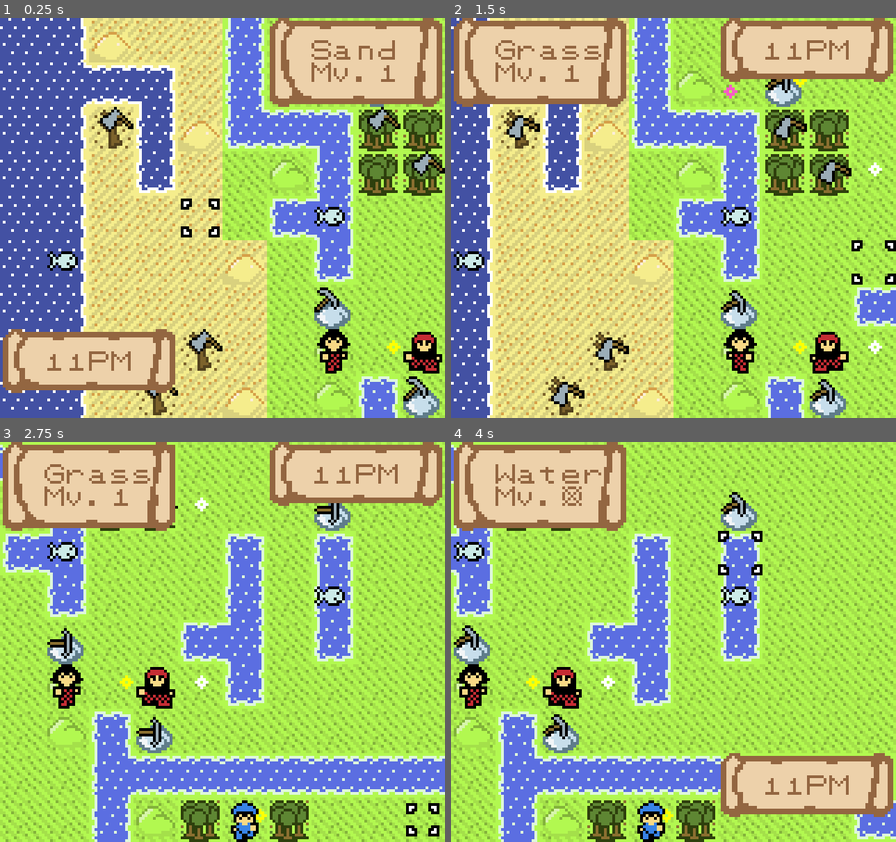
Above: before the commit, frames 1-4 (two rows, left to right).
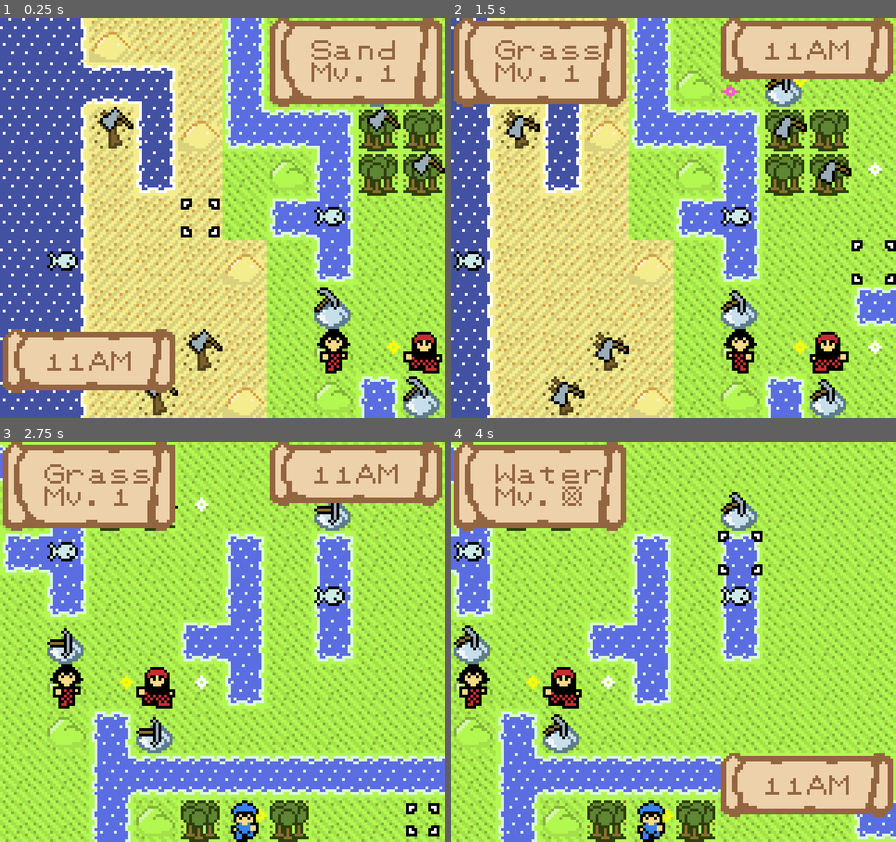
Above: after the commit, the same moments.

Repository: SummonerL/GuildBuilders
Game: Godot game, scene res://Scenes/Overworld/Overworld_Scene.tscn
Two runs of this game, one before a commit and one after it. Both use one fixed random seed, a clock stepped at 60 frames per second and the inputs below. Sound files missing from this copy of the repository are replaced by a short silence.
Inputs:
- Up to frame 1 (0.25 s): no input
- Up to frame 2 (1.5 s): tap Enter (ui_accept) at 0.5, 0.77 s; hold Right (ui_right) 0.53-1.28 s; hold Down (ui_down) from 1.28 s (still down)
- Up to frame 3 (2.75 s): tap Enter (ui_accept) at 1.52 s; release Down (ui_down) at 2.03 s; hold Right (ui_right) from 2.03 s (still down)
- Up to frame 4 (4 s): release Right (ui_right) at 2.78 s; hold Up (ui_up) 2.78-3.53 s; tap Enter (ui_accept) at 3.02, 3.77 s; hold Left (ui_left) from 3.53 s (still down)

The runs differ from the first frame. In frame 1, 0.1% of the frame differs, in the area x 20-25%, y 83-89%; in frame 2, 0.1%; in frame 3, 0.1%; in frame 4, 0.1%.

Commit message:
fade in / out music at different times of day

Diff:
--- a/Autoload/Abilities.gd
+++ b/Autoload/Abilities.gd
@@ -5,6 +5,7 @@
 
 const ABILITY_EARLY_RISER_NAME = 'Early Riser'
 const ABILITY_ROUGHING_IT = 'Roughing It'
+const ABILITY_GROWING_BOY = 'Growing Boy'
 
 const ability_early_riser = {
 	"name": ABILITY_EARLY_RISER_NAME,
@@ -14,6 +15,11 @@
 const ability_roughing_it = {
 	"name": ABILITY_ROUGHING_IT,
 	"description": "This unit does not have to return home at night."
+}
+
+const ability_growing_boy = {
+	"name": ABILITY_GROWING_BOY,
+	"description": "This unit can benefit from an additional meal every day."
 }
 
 # a helper function for adding abilities to a unit
@@ -35,5 +41,5 @@
 			unit.wake_up_time -= 3
 
 # when a specific ability is removed from a unit
-func on_remove_from_unit(unit, ability):
+func on_remove_from_unit(_unit, _ability):
 	pass
--- a/Autoload/Game_Config.gd
+++ b/Autoload/Game_Config.gd
@@ -2,3 +2,5 @@
 
 # speed of dialogue messages (seconds between)
 var messageSpeed = .06
+
+var background_music_vol = -8
--- a/Autoload/Items.gd
+++ b/Autoload/Items.gd
@@ -18,5 +18,5 @@
 	unit.current_items.append(item)
 
 # a helper function for removing items from a unit
-func remove_item_from_ubnit(unit, item, index):
+func remove_item_from_unit(unit, _item, index):
 	unit.current_items.remove(index)
--- a/Autoload/Player_Globals.gd
+++ b/Autoload/Player_Globals.gd
@@ -33,7 +33,7 @@
 var time_of_day_info_node
 
 # keep track of the current time of day
-var current_time_of_day = 23
+var current_time_of_day = 11
 
 # function for moving the game clock forward (one turn)
 func move_to_next_hour():
@@ -43,6 +43,9 @@
 
 	# show the clock sprite
 	get_tree().get_current_scene().show_clock_anim()
+
+	# make necessary changes to the background music
+	get_tree().get_current_scene().determine_music_state()
 
 # function used to determine the next player state, based on several conditions
 func determine_next_state():
--- a/Entities/Player/Units/Angler_Male.gd
+++ b/Entities/Player/Units/Angler_Male.gd
@@ -26,6 +26,9 @@
 	# give the male angler some starting items
 	global_items_list.add_item_to_unit(self, global_items_list.item_softwood_rod)
 
+	# add the unit's starting ability
+	global_ability_list.add_ability_to_unit(self, global_ability_list.ability_growing_boy)
+
 	self.global_position = Vector2(unit_pos_x*constants.TILE_WIDTH,
 									unit_pos_y*constants.TILE_HEIGHT)
 
--- a/Scenes/Overworld/Overworld_Scene.gd
+++ b/Scenes/Overworld/Overworld_Scene.gd
@@ -2,6 +2,9 @@
 
 # bring in our global constants
 onready var constants = get_node("/root/Game_Constants")
+
+# bring in our game config vars
+onready var game_cfg_vars = get_node("/root/Game_Config")
 
 # bring in our global player variables
 onready var player = get_node("/root/Player_Globals")
@@ -21,8 +24,20 @@
 onready var clock_scn = preload("res://Entities/HUD/Clock/Clock.tscn")
 
 # game music
+const MIN_VOL = -80 # used for fading in / out
+const MED_VOL = -25
+var active_bg_music
+
 onready var twelve_pm_loop = get_node("12PM_Loop")
+
 onready var five_pm_loop = get_node("5PM_Loop")
+
+# tween for fading in / out audio
+onready var tween_out = get_node("Fade_Out_Tween")
+onready var tween_in = get_node("Fade_In_Tween")
+export var transition_duration_out = 3.0
+export var transition_duration_in = 1.5
+export var transition_type = 1 # TRANS_SINE
 
 # game instances
 var cursor
@@ -55,9 +70,9 @@
 	# lights, camera, action!
 	camera.turnOn()
 
-	# start looping our '12PM' track
-	#twelve_pm_loop.play()
+	# start looping our background music
 	five_pm_loop.play()
+	active_bg_music = five_pm_loop
 
 	# initialize some player variables (that haven't already been initialized')
 	# get the time of day info node ()
@@ -66,6 +81,58 @@
 # called to show the clock animation when the time moves forward
 func show_clock_anim():
 	add_child(clock_scn.instance())
+
+# determine the current background music state. Whether or not it needs to be changed, based on the current time
+func determine_music_state():
+	match(player.current_time_of_day):
+		12:
+			# time to change songs
+			fade_out_background_music()
+		17:
+			fade_out_background_music()
+		_:
+			# bau - keep playing music :)
+			pass
+
+# fade out the active background music
+func fade_out_background_music():
+	fade_out(active_bg_music)
+
+# helper function to fade out audio streams
+func fade_out(audio_stream):
+	# tween music volume down to 0
+	tween_out.interpolate_property(audio_stream, "volume_db", audio_stream.volume_db, MIN_VOL, transition_duration_out, transition_type, Tween.EASE_IN, 0)
+
+	# when the tween ends, the music will be stopped
+	tween_out.connect("tween_completed", self, "stop_audio")
+	tween_out.start()
+
+# helper function to fade in an audio stream
+func fade_in(audio_stream, vol_buffer = 0):
+	var fade_to_vol = game_cfg_vars.background_music_vol + vol_buffer # volume buffer is used for tracks that are slightly quieter / louder
+	audio_stream.volume_db = MED_VOL
+	audio_stream.play()
+	tween_in.interpolate_property(audio_stream, "volume_db", MED_VOL, fade_to_vol, transition_duration_in, transition_type, Tween.EASE_IN, 0)
+	tween_in.start()
+
+func stop_audio(audio_stream, _key = null):
+	# stop the music -- otherwise it continues to run at silent volume
+	audio_stream.stop()
+
+	# determine the next track to play
+	determine_background_music()
+
+func determine_background_music():
+	match(player.current_time_of_day):
+		12:
+			active_bg_music = twelve_pm_loop
+			fade_in(active_bg_music, 4) # add a volume buffer (this song is quieter :( )
+		17:
+			active_bg_music = five_pm_loop
+			fade_in(active_bg_music)
+		_:
+			# play nothing (this should never happen)
+			pass
 
 # Called when the node enters the scene tree for the first time.
 func _ready():
--- a/Scenes/Overworld/Overworld_Scene.tscn
+++ b/Scenes/Overworld/Overworld_Scene.tscn
@@ -40,3 +40,7 @@
 [node name="5PM_Loop" type="AudioStreamPlayer" parent="."]
 stream = ExtResource( 5 )
 volume_db = -8.0
+
+[node name="Fade_Out_Tween" type="Tween" parent="."]
+
+[node name="Fade_In_Tween" type="Tween" parent="."]
